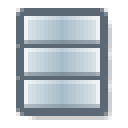
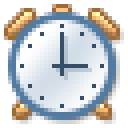
Layers edited between the first and the second w=128, h=128 image:
added group "alarm" (1st of 2) with 8 layers above "database" over (4, 4, 124, 124)
added layer "hands of clock rastr" in group "alarm" over (52, 32, 92, 80)
added layer "clock face" in group "alarm" over (20, 24, 104, 108)
added layer "alarm rastr" in group "alarm" over (8, 12, 116, 120)
added layer "bells and legs rastr" in group "alarm" over (4, 4, 120, 120)
added layer "shadow" in group "alarm" over (8, 8, 124, 124)
hid group "database" (1st of 2) (1 layers) over (24, 16, 100, 108)
